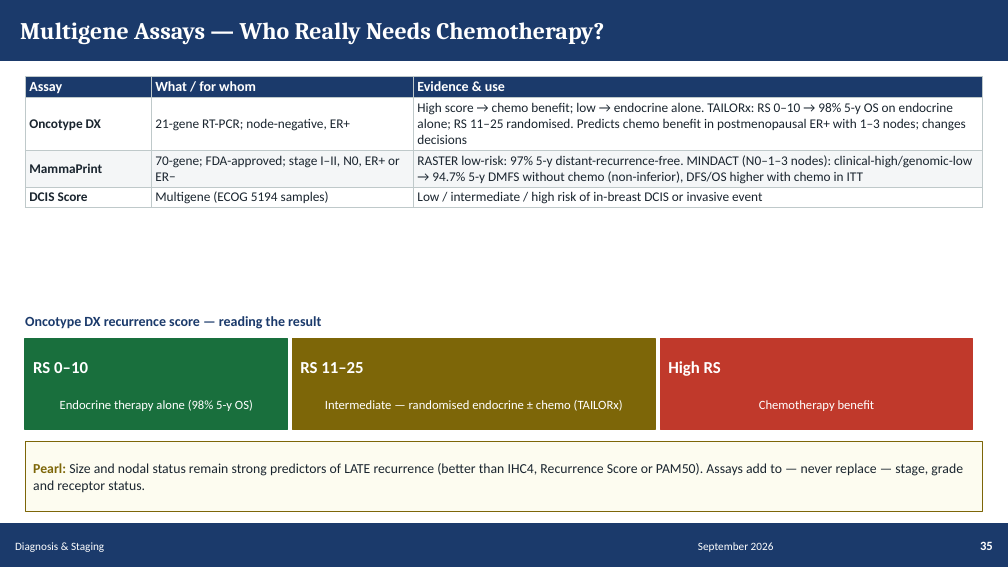
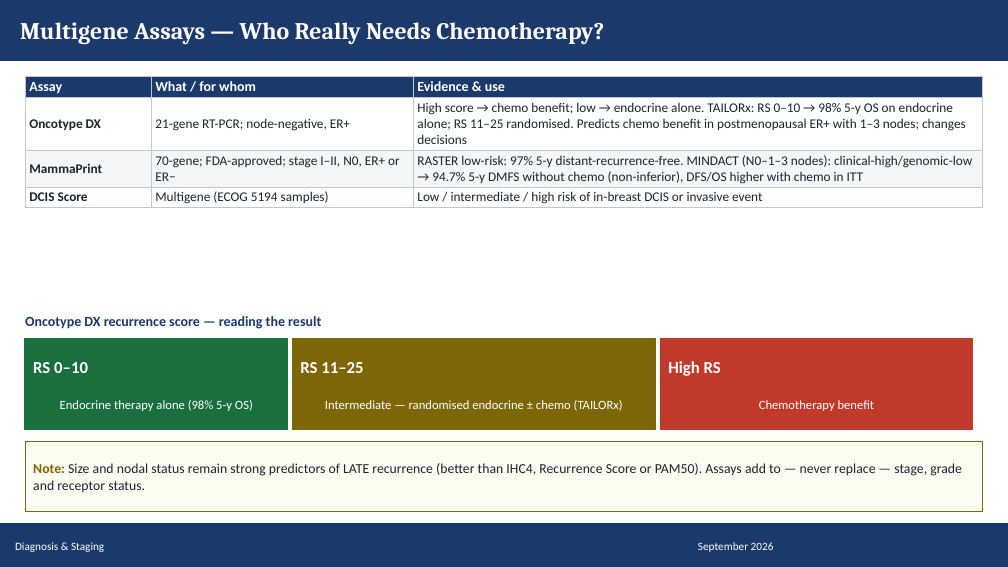
Before and after one commit to Muluamlak/Phone, a slide deck: slide 35 of BreastCancer_Management_Visual_65.pptx. Drawn at 1008x567 pixels with LibreOffice and Linux fonts; fonts in the diff are those of the drawing. Boxes give left, top, right and bottom in pixels: in the first picture for what was removed or moved away, otherwise in the second. Text is boxed around its words. In the diff, an @@ line names an element or a change of style, - is before the commit and + after.

```diff
--- a/BreastCancer_Management_Visual_65.pptx
+++ b/BreastCancer_Management_Visual_65.pptx
@@ text at bbox=[33, 463, 962, 492]: text changed @@
-Pearl: Size and nodal status remain strong predictors of LATE recurrence (better than IHC4, Recurrence Score or PAM50). Assays add to — never replace — stage, grade and receptor status.
+Note: Size and nodal status remain strong predictors of LATE recurrence (better than IHC4, Recurrence Score or PAM50). Assays add to — never replace — stage, grade and receptor status.
@@ text removed at bbox=[980, 541, 993, 550] @@
-35
```
Also in this commit, not shown: 64 other slides changed.
